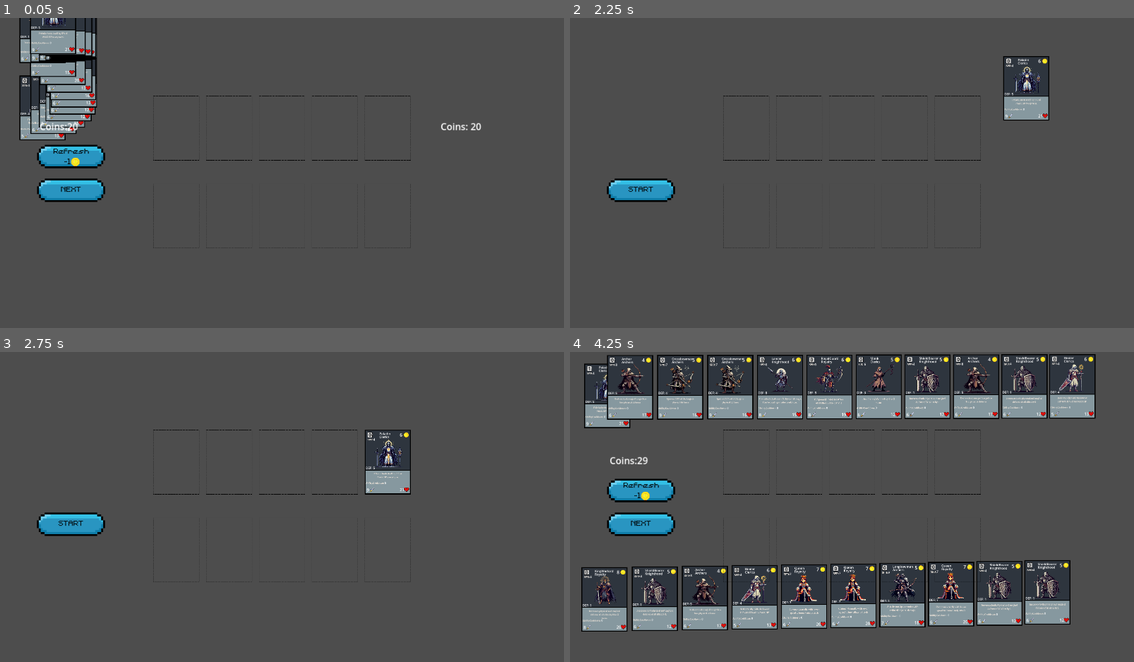
Above: before the commit, frames 1-4 (two rows, left to right).
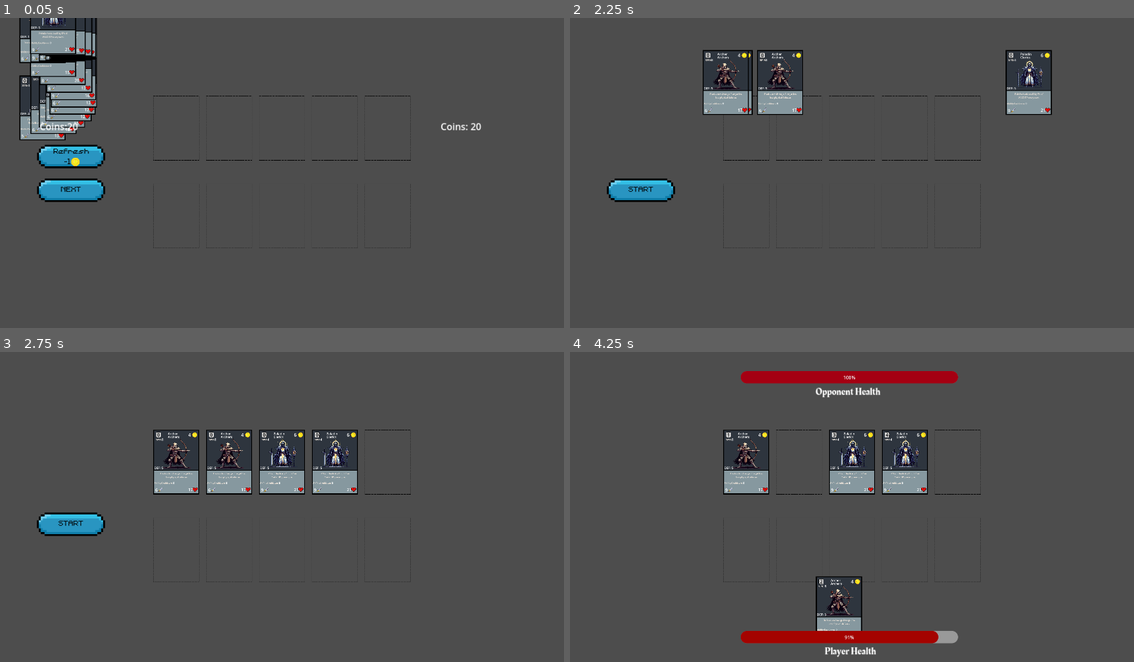
Above: after the commit, the same moments.

Repository: jbkarbowsky/cardgame_v0.1
Game: Godot game, scene res://Main.tscn
Same seed, same stepped clock (60 frames per second), same inputs: the game is played once before the commit and once after it.
Inputs (mouse positions are in pixels of both pictures, inside the frame that each line leads up to):
- Up to frame 1 (0.05 s): no input
- Up to frame 2 (2.25 s): click (643, 157) at 0.5 s; click (643, 191) at 1.25 s; click (643, 188) at 2 s
- Up to frame 3 (2.75 s): no input
- Up to frame 4 (4.25 s): click (643, 525) at 2.75 s; move the mouse to (976, 494) at 3.52 s; click (976, 494) at 3.67 s

Frame 1 is identical in both runs. In frame 2, 4.6% of the frame differs, in the area x 23-86%, y 10-34%; in frame 3, 8.2%; in frame 4, 42%, in the area x 2-94%, y 0-99%.

Commit message:
Final _ fixed AI bugs, added card, drag and drop bug fixed

Diff:
--- a/Main.tscn
+++ b/Main.tscn
@@ -16,6 +16,7 @@
 [ext_resource type="Texture2D" uid="uid://b0xbpdpb1e7s6" path="res://Assets/start-normal.png" id="14_30myj"]
 [ext_resource type="Texture2D" uid="uid://b6khf8ftj3to1" path="res://Assets/Start-presse.png" id="15_erf51"]
 [ext_resource type="Texture2D" uid="uid://b4j7q3u586ciq" path="res://Assets/Player_Defeated.png" id="16_yup4w"]
+[ext_resource type="FontFile" uid="uid://c14ipf6odeg28" path="res://Assets/Rakkas-Regular.ttf" id="16_yxiqg"]
 [ext_resource type="Texture2D" uid="uid://blaf6fw571igq" path="res://Assets/AI_Defeated.png" id="17_1hh3x"]
 [ext_resource type="Texture2D" uid="uid://cv8uub2hgdh82" path="res://Assets/Try_again_normal.png" id="18_hex4t"]
 [ext_resource type="Texture2D" uid="uid://dgwnw4ydrohkh" path="res://Assets/Try_Again_pressed.png" id="19_indd1"]
@@ -208,11 +209,12 @@
 
 [node name="AI_Health" type="RichTextLabel" parent="AI_Health_Bar"]
 layout_mode = 0
-offset_left = 235.0
-offset_top = 31.0
-offset_right = 414.0
-offset_bottom = 71.0
-scale = Vector2(2, 2)
+offset_left = 255.0
+offset_top = 47.0
+offset_right = 434.0
+offset_bottom = 87.0
+scale = Vector2(2, 2)
+theme_override_fonts/normal_font = ExtResource("16_yxiqg")
 text = "Opponent Health "
 
 [node name="Player_Health_Bar" type="ProgressBar" parent="."]
@@ -227,11 +229,12 @@
 
 [node name="Player_Health" type="RichTextLabel" parent="Player_Health_Bar"]
 layout_mode = 0
-offset_left = 268.0
-offset_top = 33.0
-offset_right = 379.0
-offset_bottom = 73.0
-scale = Vector2(2, 2)
+offset_left = 286.0
+offset_top = 46.0
+offset_right = 397.0
+offset_bottom = 86.0
+scale = Vector2(2, 2)
+theme_override_fonts/normal_font = ExtResource("16_yxiqg")
 text = "Player Health
 "
 
--- a/Scripts/AI_Card.gd
+++ b/Scripts/AI_Card.gd
@@ -8,3 +8,6 @@
 var current_duration = 10
 var current_cooldown = 10
 var card_id = 0
+
+func is_card() -> bool:
+	return true
--- a/Scripts/AI_Shop.gd
+++ b/Scripts/AI_Shop.gd
@@ -16,76 +16,109 @@
 var AI_shop_deck_reference
 var card_limit = 5
 
-func check_faction_bonus(hand):
+var preffered_faction = ""
+
+func find_key_with_max_value(dictionary):
+	var max_key = ""
+	var max_value = 0
+	for key in dictionary.keys():
+		var value = dictionary[key]
+		if value > max_value:
+			max_value = value
+			max_key = key
+	return max_key
+
+
+func count_factions_in_hand(hand, dict):
+	if hand:
+		for card in hand:
+			var faction_node = card.get_node("Faction")
+			if faction_node != null:
+				var faction = faction_node.text
+				if faction in dict:
+					dict[faction] += 1
+	return dict
+
+func fill_card_slots():
+	while AI_player_hand.size() < 5 and AI_starting_coins > 0:
+		var picked_card = pick_card()
+		if picked_card == null:
+			print("Nie znaleziono odpowiedniej karty.")
+			break
+		print("Karta dodana: ", picked_card.name)
+
+
+
+func pick_card():
+	var best_card = null
+	var best_card_score = 0
+
+	# Aktualizacja faction_count na początku każdej tury
 	var faction_count = {
-		"Royality": 0,
+		"Royalty": 0,
 		"Archers": 0,
 		"Knighthood": 0,
 		"Clerics": 0
 	}
-	for card in hand:
-		var faction = card.get_node("Faction").text
-		if faction in faction_count:
-			faction_count[faction] += 1
+	count_factions_in_hand(AI_player_hand,faction_count)
+	preffered_faction = find_key_with_max_value(faction_count)
 
-	var most_common_faction = ""
-	var highest_count = 0
-	for faction in faction_count.keys():
-		if faction_count[faction] > highest_count:
-			highest_count = faction_count[faction]
-			most_common_faction = faction
+	print("Preferred faction: ", preffered_faction)
 
-		if faction_count.has(most_common_faction) and faction_count[most_common_faction] == 0:
-			return ""
-		else:
-			return most_common_faction
+	for card in AI_shop_deck:
+		var card_faction = card.get_node("Faction").text
+		var card_cost = card.get_node("Cost").text.to_int()
+
+		if AI_player_hand.size() < 5:
+			if preffered_faction == card_faction and card_cost <= AI_starting_coins:
+				AI_shop_deck.erase(card)
+				AI_starting_coins -= card_cost
+				$"../../AICoins".text = str(AI_starting_coins)
+				add_card_to_hand(card)
+				card.card_in_player_field = true
+				print("Karta dodana do slotu: ", card.name)
+				return card  # Wyjdź z funkcji po znalezieniu odpowiedniej karty
+
+	# Jeśli nie znaleziono karty zgodnej z preferowaną frakcją, wybierz najlepszą kartę według SPD i ATK
+	for card in AI_shop_deck:
+		var card_cost = card.get_node("Cost").text.to_int()
+		var actual_card_score = card.get_node("Attack").text.to_int() + card.get_node("SPD").text.to_int()
+
+		if actual_card_score > best_card_score and card_cost <= AI_starting_coins:
+			best_card = card
+			best_card_score = actual_card_score
+
+	if best_card != null:
+		AI_shop_deck.erase(best_card)
+		AI_starting_coins -= best_card.get_node("Cost").text.to_int()
+		$"../../AICoins".text = str(AI_starting_coins)
+		add_card_to_hand(best_card)
+		best_card.card_in_player_field = true
+		print("Karta dodana do slotu: ", best_card.name)
+		return best_card  # Wyjdź z funkcji po znalezieniu i dodaniu karty
+
+	return null  # Zwróć null, jeśli nie znaleziono odpowiedniej karty
 
 
 
-func pick_card():
-	var picked_card = null
-	var faction_card = check_faction_bonus(AI_shop_deck)
-	print(faction_card)
-	if faction_card != "":
-		for card in AI_shop_deck:
-			var cost = int(card.get_node("Cost").text)
-			if card.get_node("Faction").text == faction_card and cost <= AI_starting_coins:
-				picked_card = card
-			AI_player_hand.erase(picked_card)
-	else:
-		var temp_most_value = 0
-		for card in AI_shop_deck:
-			var SPD = card.get_node("SPD").text.to_int()
-			var ATK = card.get_node("Attack").text.to_int()
-			var combined_SPD_ATK = SPD+ATK
-			if combined_SPD_ATK > temp_most_value:
-				picked_card=card
-			AI_player_hand.erase(picked_card)
-	return picked_card
+func add_card_to_hand(card: Node2D):
+	var slot_found = false
+	for j in range($"../AI_PlayerHand".get_child_count()):
+		var card_slot = $"../AI_PlayerHand".get_child(j)
+		if card_slot.card_in_slot == false:  # Sprawdź, czy slot jest pusty
+			var pos = card_slot.position
+			animate_card_to_pos(card, pos)
+			card.card_in_player_field = true
+			card.what_card_slot = card_slot
+			card_slot.card_in_slot = true
+			slot_found = true
+			AI_player_hand.append(card)
+			print("Karta dodana do slotu: ", card_slot.name)
+			break  # Przerwij pętlę, gdy znajdziesz pusty slot
 
-func add_card_to_hand():
-	for i in range(5):
-		var picked_card = pick_card()
+	if not slot_found:
+		print("Nie znaleziono pustego slotu dla karty AI:", card.name)
 
-
-		AI_starting_coins -= int(picked_card.get_node("Cost").text)
-		$"../../AICoins".text = "AI coins: " + str(AI_starting_coins)
-
-		if picked_card:
-			var slot_found = false
-			for j in range($"../AI_PlayerHand".get_child_count()):
-				var card_slot = $"../AI_PlayerHand".get_child(j)
-				if not card_slot.card_in_slot:  # Sprawdź, czy slot jest pusty
-					var pos = card_slot.position
-					animate_card_to_pos(picked_card, pos)
-					picked_card.card_in_player_field = true
-					picked_card.what_card_slot = card_slot
-					card_slot.card_in_slot = true
-					slot_found = true
-					AI_player_hand.append(picked_card)
-					break
-			if not slot_found:
-				print("Nie znaleziono pustego slotu dla karty AI:", picked_card.name)
 
 
 
@@ -99,13 +132,14 @@
 func clear_shop():
 	var parent = $"."
 	for child in parent.get_children():
-		if !child.card_in_player_field:
+		if child.has_method("is_card") and child.is_card() and !child.card_in_player_field:
 			print("Removing card:", child.name)
 			if child in AI_shop_deck:
 				AI_shop_deck.erase(child)
 			parent.remove_child(child)
 			child.queue_free()
 	print("Shop cleared. Remaining children:", parent.get_child_count())
+
 
 func fill_shop(card_scene):
 	for i in range(shop_deck_count):
@@ -139,7 +173,7 @@
 func update_card_positions():
 	for i in range(AI_shop_deck.size()):
 		var card = AI_shop_deck[i]
-		if card:  # Sprawdź, czy karta nadal istnieje
+		if card:
 			var new_pos = Vector2(calculate_card_position(i), CARD_Y_POSITION)
 			card.card_being_collected_pos = new_pos
 			animate_card_to_pos(card, new_pos)
--- a/Scripts/BattleManager.gd
+++ b/Scripts/BattleManager.gd
@@ -1,7 +1,7 @@
 extends Node
 
-var PLAYER_HEALTH = 20
-var AI_HEALTH = 20
+var PLAYER_HEALTH = 100
+var AI_HEALTH = 100
 
 var shop_deck_reference
 var card_manager_reference
@@ -31,7 +31,10 @@
 func _on_end_turn_button_pressed() -> void:
 	for child in card_manager_reference.get_children():
 		child.get_node("Area2D/CollisionShape2D").disabled = true
-	ai_shop_reference.add_card_to_hand()
+
+
+
+	ai_shop_reference.fill_card_slots()
 	ai_shop_reference.clear_shop()
 	$"../Start".visible = true
 	$"../EndTurnButton".visible = false
@@ -57,6 +60,9 @@
 	$"../Player_Health_Bar".visible = true
 	$"../Start".visible = false
 	attack()
+
+
+
 
 func update_skills():
 	for card_id in skill_vars.keys():
@@ -186,6 +192,7 @@
 		card.queue_free()
 
 func end_turn():
+
 	update_skills()
 	#Add coins:
 	shop_deck_reference.starting_coins = shop_deck_reference.starting_coins + 10
@@ -207,9 +214,11 @@
 	shop_deck_reference.fill_shop(shop_deck_reference.card_scene)
 	$"../CardManager".counter = 0
 
+	ai_shop_reference.AI_shop_deck.clear()
 	#fill AI shop
 	ai_shop_reference.fill_shop(ai_shop_reference.card_scene)
 	ai_shop_reference.card_limit = 0
+
 
 
 func direct_attack_on_AI(attacker):
Binary file changed: Assets/CrossbowmanCard.png
Not shown, changed: Assets/CrossbowmanCard.png.import
Binary file changed: Assets/LongbowmanCard.png
Not shown, changed: Assets/LongbowmanCard.png.import
Binary file added: Assets/Rakkas-Regular.ttf
Not shown, added: Assets/Rakkas-Regular.ttf.import
Not shown: 1 places in Main.tscn that only renumber resources
